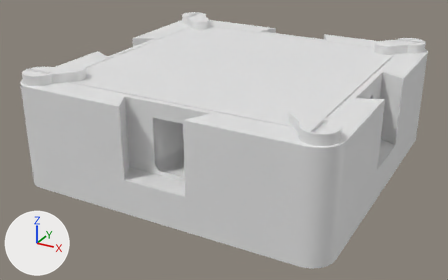
Renders of the glTF model modelos/tcruz.glb from each side of a commit.
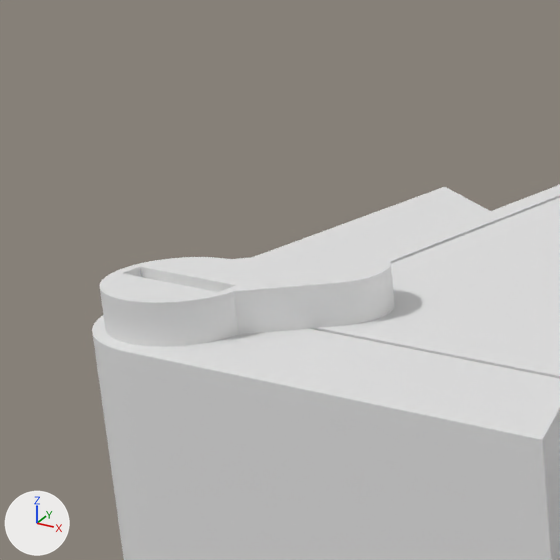
The first picture shows the older version from a 50 mm camera at (76.3, -122.0, 49.9) aimed at (26.2, -30.9, 4.4). The close-ups show the older and then the newer version on the part from 0% to 27% of the width and 4% to 48% of the height of that picture. Only the edits that show in the close-ups are written down. The axes (+X, +Y, +Z) are drawn at lower left. The lights are the same throughout.

Before the edit, the objects in view are built like this:
```python
me_acr__tampa_acrilico = bpy.data.meshes.new('acr__tampa_acrilico')
me_acr__tampa_acrilico.from_pydata(...)  # 136 vertices, 268 faces; spans x 5.2..49.8, y -49.8..-5.2, z 15.0..18.0
me_corpo__corpo = bpy.data.meshes.new('corpo__corpo')
me_corpo__corpo.from_pydata(...)  # 2187 vertices, 4386 faces; spans x 0.0..55.0, y -55.0..0.0, z 0.0..18.0
me_verde__presilha_tampa_acrilico_0 = bpy.data.meshes.new('verde__presilha_tampa_acrilico_0')
me_verde__presilha_tampa_acrilico_0.from_pydata(...)  # 441 vertices, 878 faces; spans x 0.7..9.22, y -54.3..-45.78, z 13.4..19.6
ob_acr__tampa_acrilico = bpy.data.objects.new('acr__tampa_acrilico', me_acr__tampa_acrilico)
ob_acr__tampa_acrilico.location = (0.0, 0.0, 0.0)
ob_corpo__corpo = bpy.data.objects.new('corpo__corpo', me_corpo__corpo)
ob_corpo__corpo.location = (0.0, 0.0, 0.0)
ob_verde__presilha_tampa_acrilico_0 = bpy.data.objects.new('verde__presilha_tampa_acrilico_0', me_verde__presilha_tampa_acrilico_0)
ob_verde__presilha_tampa_acrilico_0.location = (0.0, 0.0, 0.0)
```
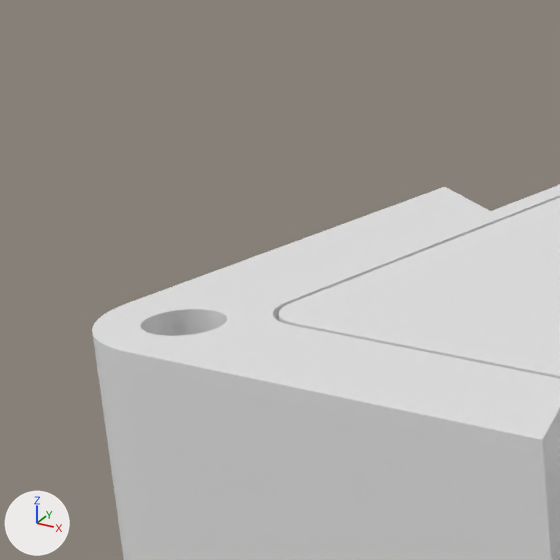
Edits to the bpy script that builds the scene:
```text
Remove ob_verde__presilha_tampa_acrilico_0:
    ob_verde__presilha_tampa_acrilico_0 = bpy.data.objects.new('verde__presilha_tampa_acrilico_0', me_verde__presilha_tampa_acrilico_0)
    ob_verde__presilha_tampa_acrilico_0.location = (0.0, 0.0, 0.0)
```

Boxes [x1, y1, x2, y2] around the edits, measured in the close-ups (560 x 560 px):
'verde__presilha_tampa_acrilico_0', deleted
    before: [99, 251, 395, 347]
